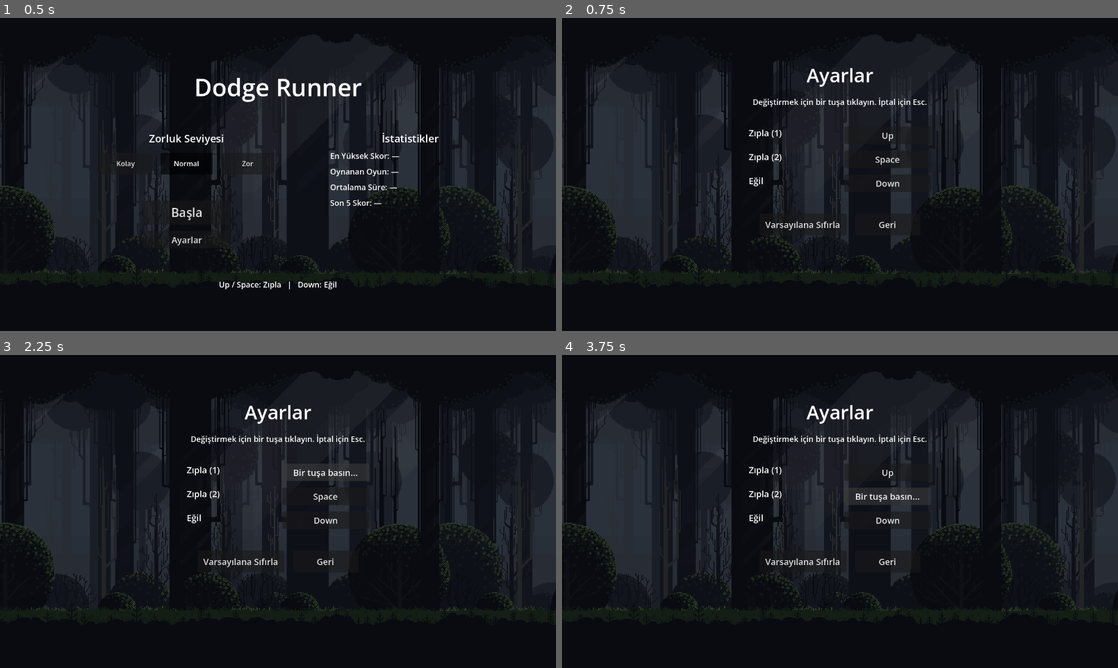
Above: before the commit, frames 1-4 (two rows, left to right).
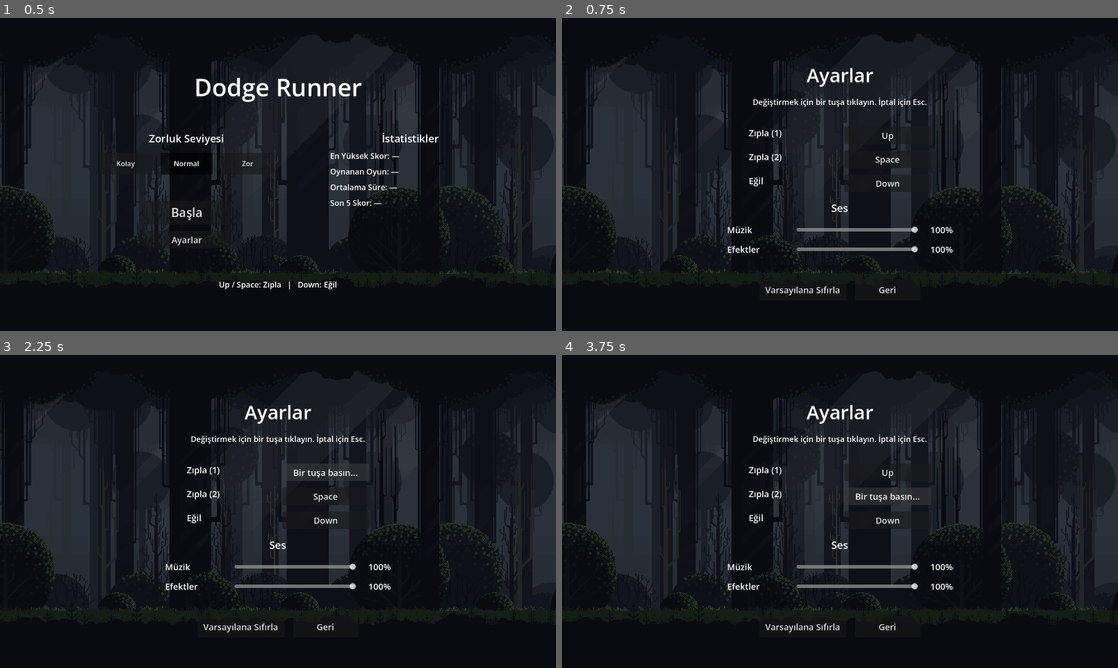
Above: after the commit, the same moments.

Repository: eorhan23/Dodge-Runner
Game: Godot game, scene res://scenes/MainMenu.tscn
Two runs of this game, one before a commit and one after it. Both use one fixed random seed, a clock stepped at 60 frames per second and the inputs below. Sound files missing from this copy of the repository are replaced by a short silence.
Inputs:
- Up to frame 1 (0.5 s): no input
- Up to frame 2 (0.75 s): click "Ayarlar" at 0.5 s
- Up to frame 3 (2.25 s): click "Varsayılana Sıfırla" at 1.25 s; click "Up" at 2 s
- Up to frame 4 (3.75 s): click "Bir tuşa basın..." at 2.75 s; click "Space" at 3.5 s

Frame 1 is identical in both runs. In frame 2, 1.1% of the frame differs, in the area x 29-71%, y 59-89%; in frame 3, 1.1%; in frame 4, 1.1%.

Commit message:
Müzik ve ses ayarları eklendi

Diff:
--- a/src/scenes/Settings.tscn
+++ b/src/scenes/Settings.tscn
@@ -44,11 +44,70 @@
 theme_override_constants/separation = 15
 alignment = 1
 
+[node name="AudioTitle" type="Label" parent="."]
+offset_left = 340.0
+offset_top = 420.0
+offset_right = 940.0
+offset_bottom = 452.0
+theme_override_font_sizes/font_size = 24
+horizontal_alignment = 1
+text = "Ses"
+
+[node name="MusicRow" type="HBoxContainer" parent="."]
+offset_left = 380.0
+offset_top = 470.0
+offset_right = 900.0
+offset_bottom = 505.0
+theme_override_constants/separation = 20
+
+[node name="MusicLabel" type="Label" parent="MusicRow"]
+custom_minimum_size = Vector2(140, 35)
+theme_override_font_sizes/font_size = 20
+vertical_alignment = 1
+text = "Müzik"
+
+[node name="MusicSlider" type="HSlider" parent="MusicRow"]
+custom_minimum_size = Vector2(280, 35)
+max_value = 100.0
+value = 100.0
+
+[node name="MusicValue" type="Label" parent="MusicRow"]
+custom_minimum_size = Vector2(60, 35)
+theme_override_font_sizes/font_size = 20
+horizontal_alignment = 2
+vertical_alignment = 1
+text = "100%"
+
+[node name="SfxRow" type="HBoxContainer" parent="."]
+offset_left = 380.0
+offset_top = 515.0
+offset_right = 900.0
+offset_bottom = 550.0
+theme_override_constants/separation = 20
+
+[node name="SfxLabel" type="Label" parent="SfxRow"]
+custom_minimum_size = Vector2(140, 35)
+theme_override_font_sizes/font_size = 20
+vertical_alignment = 1
+text = "Efektler"
+
+[node name="SfxSlider" type="HSlider" parent="SfxRow"]
+custom_minimum_size = Vector2(280, 35)
+max_value = 100.0
+value = 100.0
+
+[node name="SfxValue" type="Label" parent="SfxRow"]
+custom_minimum_size = Vector2(60, 35)
+theme_override_font_sizes/font_size = 20
+horizontal_alignment = 2
+vertical_alignment = 1
+text = "100%"
+
 [node name="BottomButtons" type="HBoxContainer" parent="."]
 offset_left = 430.0
-offset_top = 450.0
+offset_top = 600.0
 offset_right = 850.0
-offset_bottom = 500.0
+offset_bottom = 650.0
 theme_override_constants/separation = 20
 alignment = 1
 
--- a/src/scripts/AudioManager.gd
+++ b/src/scripts/AudioManager.gd
@@ -5,6 +5,9 @@
 const UI_CLICK_SFX := preload("res://assets/audio/sfx/ui/click.mp3")
 const UI_START_SFX := preload("res://assets/audio/sfx/ui/start.mp3")
 const MUSIC := preload("res://assets/audio/music/background_loop.mp3")
+
+const MUSIC_BUS := "Music"
+const SFX_BUS := "SFX"
 
 var jump_player: AudioStreamPlayer
 var death_player: AudioStreamPlayer
@@ -16,24 +19,63 @@
 
 
 func _ready() -> void:
-	jump_player = _create_player(JUMP_SFX)
-	death_player = _create_player(DEATH_SFX)
-	ui_click_player = _create_player(UI_CLICK_SFX)
-	ui_start_player = _create_player(UI_START_SFX)
-	music_player = _create_player(MUSIC)
+	# Müzik ve efektlerin bağımsız kısılabilmesi için ayrı ses yolları.
+	_ensure_bus(MUSIC_BUS)
+	_ensure_bus(SFX_BUS)
+
+	jump_player = _create_player(JUMP_SFX, SFX_BUS)
+	death_player = _create_player(DEATH_SFX, SFX_BUS)
+	ui_click_player = _create_player(UI_CLICK_SFX, SFX_BUS)
+	ui_start_player = _create_player(UI_START_SFX, SFX_BUS)
+	music_player = _create_player(MUSIC, MUSIC_BUS)
 
 	# MP3 döngüsü içe aktarma ayarında kapalı; döngüyü çalışma zamanında kuruyoruz.
 	music_player.finished.connect(_on_music_finished)
 	ui_start_player.finished.connect(_on_ui_start_finished)
 
 
-func _create_player(stream: AudioStream) -> AudioStreamPlayer:
+func _ensure_bus(bus_name: String) -> void:
+	# Ses yolları default_bus_layout.tres yerine koddan kurulur; oynatıcıların da
+	# koddan üretilmesiyle tutarlı ve elle .tres yazma riskini ortadan kaldırır.
+	if AudioServer.get_bus_index(bus_name) != -1:
+		return
+	var index := AudioServer.bus_count
+	AudioServer.add_bus(index)
+	AudioServer.set_bus_name(index, bus_name)
+	AudioServer.set_bus_send(index, "Master")
+
+
+func _create_player(stream: AudioStream, bus_name: String) -> AudioStreamPlayer:
 	var player := AudioStreamPlayer.new()
 	player.stream = stream
+	player.bus = bus_name
 	# Oyun sonu ekranında ağaç duraklatıldığı için sesler yine de çalabilmeli.
 	player.process_mode = Node.PROCESS_MODE_ALWAYS
 	add_child(player)
 	return player
+
+
+func set_music_volume(percent: float) -> void:
+	_apply_volume(MUSIC_BUS, percent)
+
+
+func set_sfx_volume(percent: float) -> void:
+	_apply_volume(SFX_BUS, percent)
+
+
+func _apply_volume(bus_name: String, percent: float) -> void:
+	var index := AudioServer.get_bus_index(bus_name)
+	if index == -1:
+		return
+
+	# %0'da linear_to_db() eksi sonsuz döneceği için yolu doğrudan sessize alıyoruz.
+	if percent <= 0.0:
+		AudioServer.set_bus_mute(index, true)
+		return
+
+	AudioServer.set_bus_mute(index, false)
+	# Ses algısı logaritmik: doğrusal yüzde doğrudan dB olarak kullanılamaz.
+	AudioServer.set_bus_volume_db(index, linear_to_db(percent / 100.0))
 
 
 func play_jump() -> void:
--- a/src/scripts/Settings.gd
+++ b/src/scripts/Settings.gd
@@ -3,6 +3,10 @@
 @onready var rows_container: VBoxContainer = $RowsContainer
 @onready var reset_button: Button = $BottomButtons/ResetButton
 @onready var back_button: Button = $BottomButtons/BackButton
+@onready var music_slider: HSlider = $MusicRow/MusicSlider
+@onready var music_value: Label = $MusicRow/MusicValue
+@onready var sfx_slider: HSlider = $SfxRow/SfxSlider
+@onready var sfx_value: Label = $SfxRow/SfxValue
 
 # Tuş bekleme modundayken hangi yuvanın atandığı; boşsa bekleme yok.
 var _awaiting_entry = null
@@ -12,7 +16,12 @@
 func _ready() -> void:
 	reset_button.pressed.connect(_on_reset_pressed)
 	back_button.pressed.connect(_on_back_pressed)
+	music_slider.value_changed.connect(_on_music_changed)
+	sfx_slider.value_changed.connect(_on_sfx_changed)
+	# Sürükleme bitince bir kez örnek ses; sürükleme boyunca çalmak rahatsız edici olurdu.
+	sfx_slider.drag_ended.connect(_on_sfx_drag_ended)
 	_build_rows()
+	_refresh_sliders()
 
 
 func _build_rows() -> void:
@@ -75,10 +84,35 @@
 	_refresh_labels()
 
 
+func _refresh_sliders() -> void:
+	# set_value_no_signal: kaydıraçları doldururken value_changed tetiklenip
+	# ayarları gereksizce diske yazmasın.
+	music_slider.set_value_no_signal(SettingsManager.get_music_volume())
+	sfx_slider.set_value_no_signal(SettingsManager.get_sfx_volume())
+	music_value.text = "%d%%" % int(music_slider.value)
+	sfx_value.text = "%d%%" % int(sfx_slider.value)
+
+
+func _on_music_changed(value: float) -> void:
+	SettingsManager.set_music_volume(value)
+	music_value.text = "%d%%" % int(value)
+
+
+func _on_sfx_changed(value: float) -> void:
+	SettingsManager.set_sfx_volume(value)
+	sfx_value.text = "%d%%" % int(value)
+
+
+func _on_sfx_drag_ended(_value_changed: bool) -> void:
+	# Oyuncu seçtiği efekt seviyesini duyabilsin.
+	AudioManager.play_ui_click()
+
+
 func _on_reset_pressed() -> void:
 	AudioManager.play_ui_click()
 	SettingsManager.reset_to_defaults()
 	_refresh_labels()
+	_refresh_sliders()
 
 
 func _on_back_pressed() -> void:
--- a/src/scripts/SettingsManager.gd
+++ b/src/scripts/SettingsManager.gd
@@ -1,7 +1,11 @@
 extends Node
 
 const SAVE_PATH := "user://settings.cfg"
-const SECTION := "input"
+const SECTION_INPUT := "input"
+const SECTION_AUDIO := "audio"
+
+const DEFAULT_MUSIC_VOLUME := 100.0
+const DEFAULT_SFX_VOLUME := 100.0
 
 # Ayarlar ekranında gösterilecek atanabilir yuvalar.
 # "jump" iki yuvalıdır: varsayılan olarak Yukarı Ok ve Boşluk.
@@ -24,6 +28,7 @@
 	_config.load(SAVE_PATH)
 	_load_saved_bindings()
 	_rebuild_input_map()
+	_apply_volumes()
 
 
 func _capture_defaults() -> void:
@@ -44,10 +49,36 @@
 func _load_saved_bindings() -> void:
 	for entry in SLOTS:
 		var key := _key_for(entry["action"], entry["slot"])
-		var saved: int = _config.get_value(SECTION, key, -2)
+		var saved: int = _config.get_value(SECTION_INPUT, key, -2)
 		# -2 = kayıt yok (varsayılan korunur), -1 = bilerek boşaltılmış yuva.
 		if saved != -2:
 			_slots[key] = saved
+
+
+func get_music_volume() -> float:
+	return _config.get_value(SECTION_AUDIO, "music", DEFAULT_MUSIC_VOLUME)
+
+
+func get_sfx_volume() -> float:
+	return _config.get_value(SECTION_AUDIO, "sfx", DEFAULT_SFX_VOLUME)
+
+
+func set_music_volume(percent: float) -> void:
+	_config.set_value(SECTION_AUDIO, "music", percent)
+	_config.save(SAVE_PATH)
+	AudioManager.set_music_volume(percent)
+
+
+func set_sfx_volume(percent: float) -> void:
+	_config.set_value(SECTION_AUDIO, "sfx", percent)
+	_config.save(SAVE_PATH)
+	AudioManager.set_sfx_volume(percent)
+
+
+func _apply_volumes() -> void:
+	# AudioManager autoload sırasında bizden önce geldiği için ses yolları hazır.
+	AudioManager.set_music_volume(get_music_volume())
+	AudioManager.set_sfx_volume(get_sfx_volume())
 
 
 func get_binding_text(action: String, slot: int) -> String:
@@ -82,10 +113,10 @@
 			continue
 		if _slots.get(other_key, -1) == keycode:
 			_slots[other_key] = -1
-			_config.set_value(SECTION, other_key, -1)
+			_config.set_value(SECTION_INPUT, other_key, -1)
 
 	_slots[_key_for(action, slot)] = keycode
-	_config.set_value(SECTION, _key_for(action, slot), keycode)
+	_config.set_value(SECTION_INPUT, _key_for(action, slot), keycode)
 	_config.save(SAVE_PATH)
 	_rebuild_input_map()
 
@@ -95,10 +126,13 @@
 		_slots[key] = _defaults[key]
 
 	# Kayıtlı ayarları da temizle ki bir sonraki açılışta geri gelmesinler.
-	if _config.has_section(SECTION):
-		_config.erase_section(SECTION)
+	if _config.has_section(SECTION_INPUT):
+		_config.erase_section(SECTION_INPUT)
+	if _config.has_section(SECTION_AUDIO):
+		_config.erase_section(SECTION_AUDIO)
 	_config.save(SAVE_PATH)
 	_rebuild_input_map()
+	_apply_volumes()
 
 
 func _rebuild_input_map() -> void:
Not shown, changed: CLAUDE.md
Not shown, changed: docs/Architecture.md
Not shown, changed: tasks/Tasks.md
